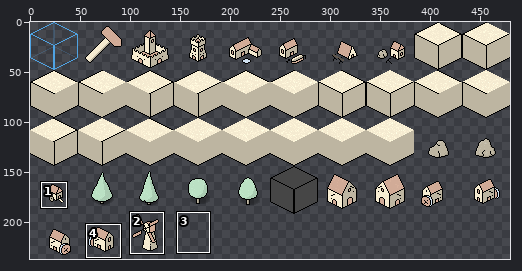
Two states of a sprite sheet, data/gfx/paper/full_48x48.png. The first picture is a wide view before the edit; the outline marks the close-up.
Close-up. Before the edit:
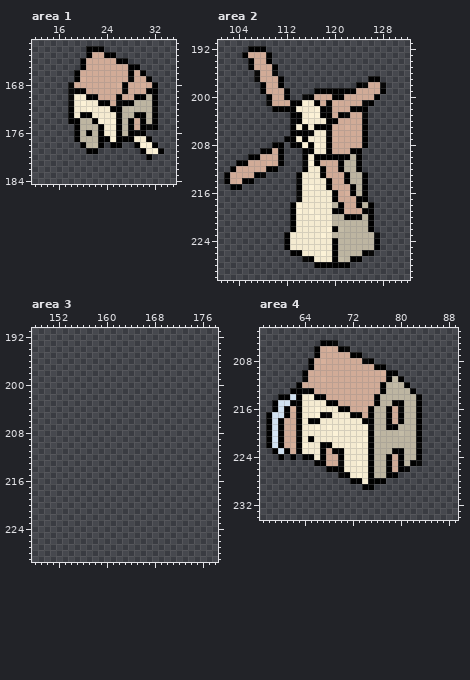
The file is 480x240 pixels. Pixels under 10% opacity are left out. Colours within 5 levels of each other are drawn and written as one. Shown: area 1: x 12..35, y 161..184; area 2: x 101..132, y 191..230; area 3: x 148..178, y 191..229; area 4: x 57..89, y 203..234. The wide view leaves out empty margins. The commit also changed other parts of the picture, which this record leaves out.
Once edited:
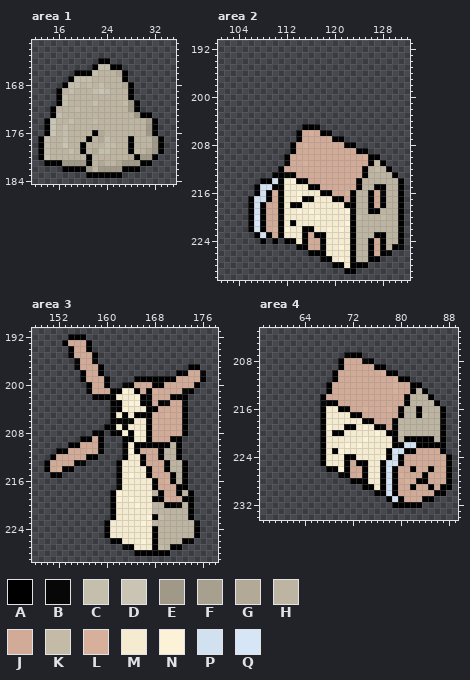
Palette (. is transparent): A #000000  B #070707  C #c4bead  D #cac4b5  E #a09988  F #a7a08e  G #b2aa97  H #bdb5a1  J #d1ab97  K #c3bba6  L #d7b09b  M #f5ebd1  N #fcf2d7  P #d1e1f0  Q #d6e6f6
From old to new:
Changed rows in their new state; - is an unchanged pixel.
Area 1:
first column x 13:
162 --------...----------
163 --------.....--------
164 -------...AA...------
165 -------..ACCAA...----
166 -------AACHHHGA...---
167 -----ACCCHHHHHA....--
168 ----ACCHKHCHHHGA....-
169 ---AHCHHHCDCHHHA....-
170 ---ACHHHHHHHHHHA....-
171 ---ACHHHHCHHHHKEA...-
172 --AHHHKHHHHHHH-EA...-
173 --ACHHHHHHHHHH--E-A.-
174 -ADHHCH--KHHHH-HHHF--
175 -ADHCHH---HHHH-HHHE--
176 -ADHCHH-HAGHHH-HHHEA-
177 ACHHCHH-A-GCHHH-HHHEA
178 ACHHDHH--HHCKHHAHHHEA
179 ACHHHCHAHGCCHHHAKHGE-
180 ADHHHHHHAHHHHHHGAEEA-
181 -AAAEEEEAHGHHGEEEAA--
182 ----AAAAEHEEEEAAA----
183 --------AAAAAA-------
Area 2:
first column x 102:
192 ----...-----------------------
193 ---.....----------------------
194 ----....----------------------
195 ----.....---------------------
196 -----....---------------------
197 -----.....--------------..----
198 ------....------------.....---
199 ------.....----............---
200 -------....--.............----
201 -------..................-----
202 --------................------
203 -----------.............------
204 -----------.............------
205 -----------..-AB........------
206 -----------.-JLJA-......------
207 ----------..AJJJJJAA....------
208 --------..--JLJJJJ--BA..------
209 ------....-AJJJJJJ---J-A------
210 ----......AJJJJJJJJJJJJLAA----
211 --........BJJLJJ---JJJJJAKA---
212 -........AJJJJJJJ--JJJJAHKHA--
213 .......-AABAJJJJJ---JJJ-HHHHA-
214 .....-AAPAMNAAJJJJ--JJAHHHHHHA
215 -..--APPAAMMM-AAJJ---JAHHAAHHA
216 -----APALAMMN---AAJ----HAJBHHA
217 ----APPAJAMMNAB----A-AHHAJAHHA
218 ----APAJJAM-A-----MMAAH--JAHHA
219 ----APAJJAMM------MMNBHH-AHHHA
220 ----AQAJJBMM------MMM-K-HHKHHA
221 ----AQAJJAM-------MMNA--HHHHHA
222 ----APAJLANM-AA---MNMA--HHHHHB
223 -----APAJAM--AJAA-MMMA---AAHHA
224 ------A-A--A-AJJA-MMMA--AJAHHA
225 ----------..AAJJB-MNMA--AJAHAB
226 -----------...AAA-MMMA-HAJAB--
227 -------------...BAMNM-HHAA----
228 ---------------...--MAAA------
229 --------------------AA--------
Area 3:
first column x 150:
192 ----AAA--------------------
193 ---AJJJA-------------------
194 ----AJJA-------------------
195 ----AJJJA------------------
196 -----BJJB------------------
197 -----BJJJA--------------AA-
198 ------AJJA------------ABJJB
199 ------AJJJA----AAAAAAAJJJJA
200 -------AJJA--BAJJJAAJJJJJA-
201 -------BJJJAANMAJALJJJJBA--
202 --------AAAAMMMNABJJJAAA---
203 -----------AAMNNAAJABJJB---
204 -----------BANMMMAAJJJJA---
205 -----------AMAMAAALJLJJA---
206 -----------AAABMMBLJJJJA---
207 ----------AAMAMMMALJJJJA---
208 --------AA-AANANMAJJJJJA---
209 ------AAJA---AAMMAJJJAA----
210 ----AAJJJA---AMAAAAAAHA----
211 --AAJJJLJA---BNAJJJAHHA----
212 -AJJJJJAA----AMMAJJAHHA----
213 AJJJJAB-----AMMMAJJJAHHA---
214 AJLAA-------BMMMMAJJAHHA---
215 -AA---------AMNMMAJJJAHA---
216 ------------BMMMMMAJLAHA---
217 ------------BMMMMMAJJJAA---
218 -----------ANMMMMMHAJJAHA--
219 -----------ANMNMMMAALJJAA--
220 -----------AMMMNMMHHAABHA--
221 -----------AMMMMMMHHHHHHA--
222 -----------AMMMMMNAKHHHHA--
223 ----------AMMMMMNMHHHHHHHB-
224 ----------AMMMMMMMAHHHHHHA-
225 ----------AMMMMMMMAHHHHHHA-
226 -----------AAMMMNMAHHHHAB--
227 -------------BAMMMAKHAA----
228 ---------------AAAAAA------
Area 4:
first column x 58:
205 ---------...-------------------
206 --------......-----------------
207 --------.....B-----------------
208 -------.....A------------------
209 -------.....A------------------
210 ------.....A-------------------
211 ------.....A--------JL-A-------
212 -----.....A--------JJLJJAA-----
213 ----......A--------JJLJJ-HA----
214 --.......---------JJJJJA-HHA---
215 -........B--------JJJJJA-HHHA--
216 -........A-------JJJL-----HHHA-
217 .........-M------JJJJ-----KHHA-
218 .........A--------JJJAH--HHHHB-
219 .........A---AA--MABJ----HHHHA-
220 .........B-AA----MNMAA---HHHHA-
221 .........A-------MMMMA-AA-AAHA-
222 .........-M------MMMMAAPPAAAAA-
223 -........-M-N----MMMAQPAAJJJJA-
224 --.-.-...-MMMAA--MMN-P-JJJJJJJA
225 --------.-MMMAJAAMMAPP-JJJJJJJA
226 ------------NAJJAMMAQAJJAJJAJJA
227 --------------JLAMMAP-LJJJAJJJA
228 ----------------AMM-QAJLJAAJJJA
229 ------------------MAPAJJAJJAJAA
230 ------------------AAPAJJJJJJAA-
231 --------------------APAJJJAA---
232 ---------------------AAAAA-----
Pixel boxes of the changes (left, top, right, bottom) in both close-ups:
changed: (38, 46, 164, 178)
changed: (224, 46, 404, 274)
added: (44, 334, 206, 556)
changed: (266, 340, 452, 508)
